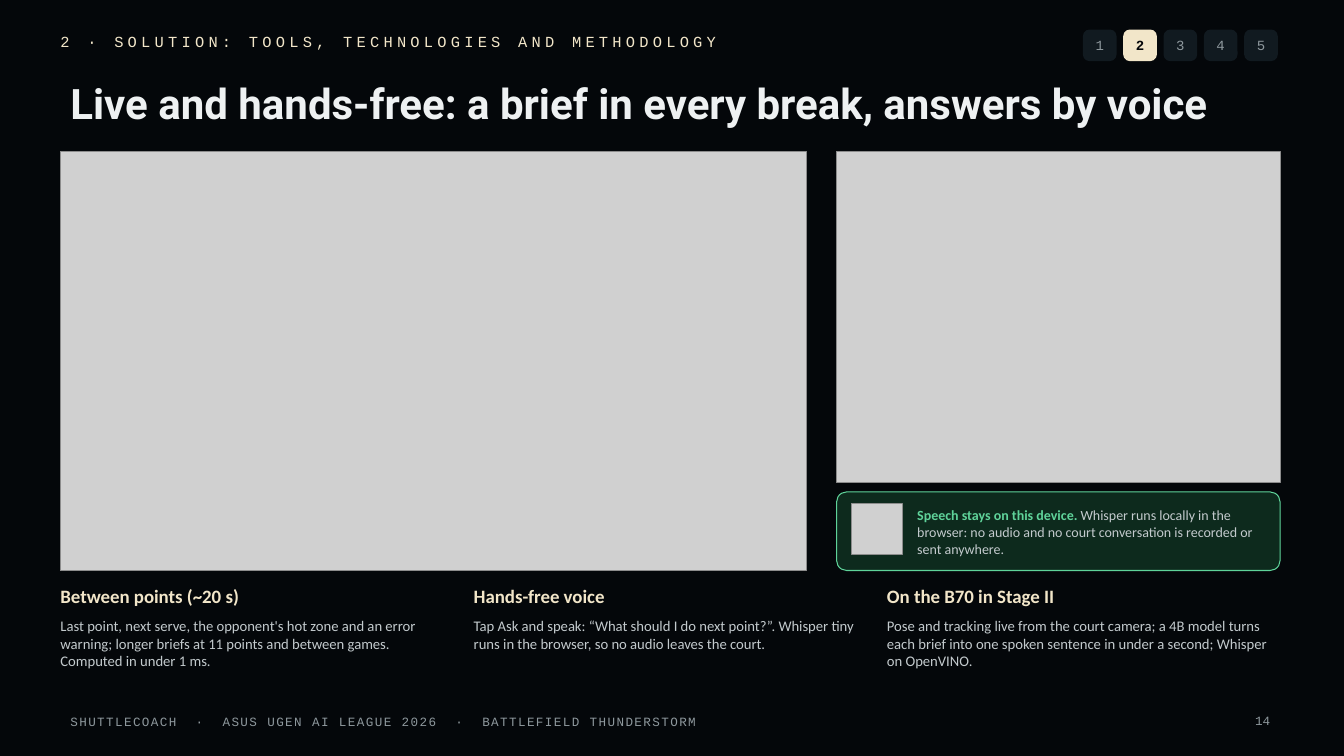
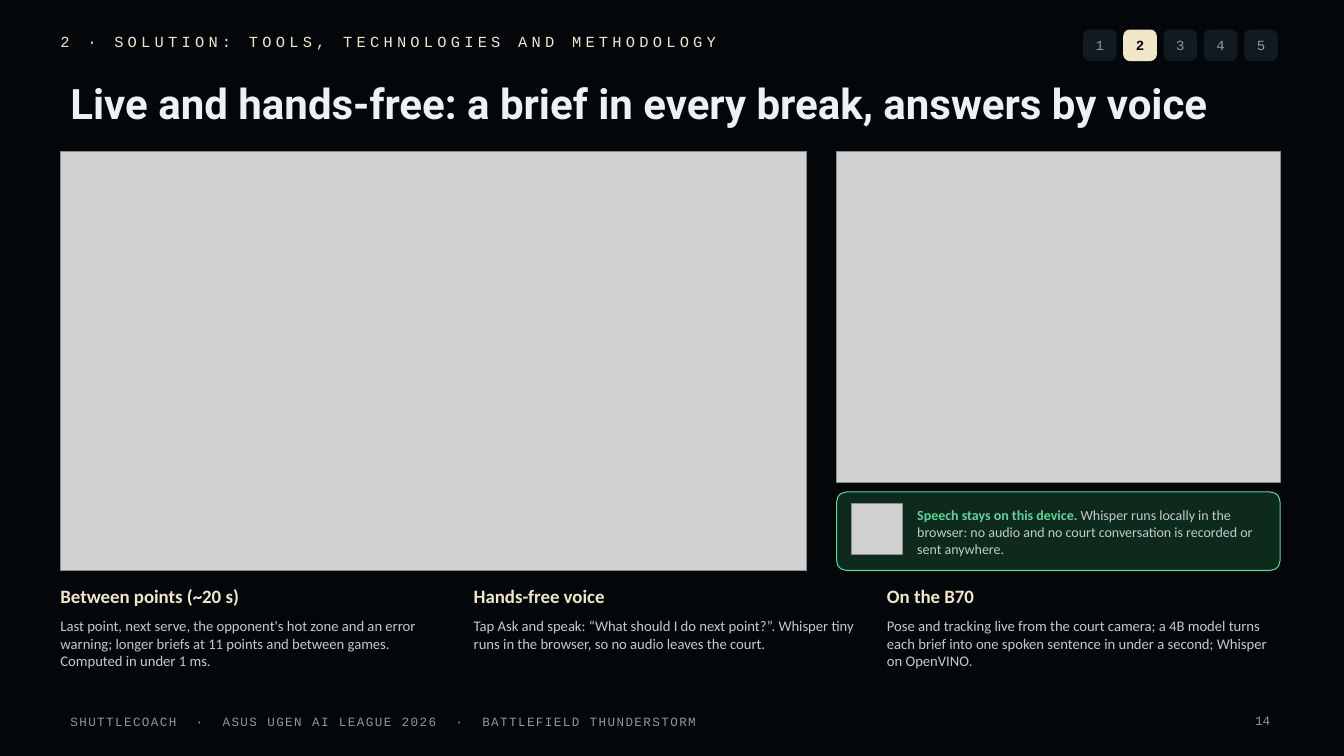
Before and after one commit to gino6178/ASUS_hackathon, a slide deck: slide 14 of deck/ShuttleCoach_StageI_Proposal_v4_static.pptx. Drawn at 1344x756 pixels with LibreOffice and Linux fonts; fonts in the diff are those of the drawing; grey boxes stand for pictures. Boxes give left, top, right and bottom in pixels: in the first picture for what was removed or moved away, otherwise in the second. Text is boxed around its words. In the diff, an @@ line names an element or a change of style, - is before the commit and + after.

```diff
--- a/deck/ShuttleCoach_StageI_Proposal_v4_static.pptx
+++ b/deck/ShuttleCoach_StageI_Proposal_v4_static.pptx
@@ text at (887, 589, 974, 603): text changed @@
-On the B70 in Stage II
+On the B70
```
Also in this commit, not shown: 3 other slides changed, 10 other files.
